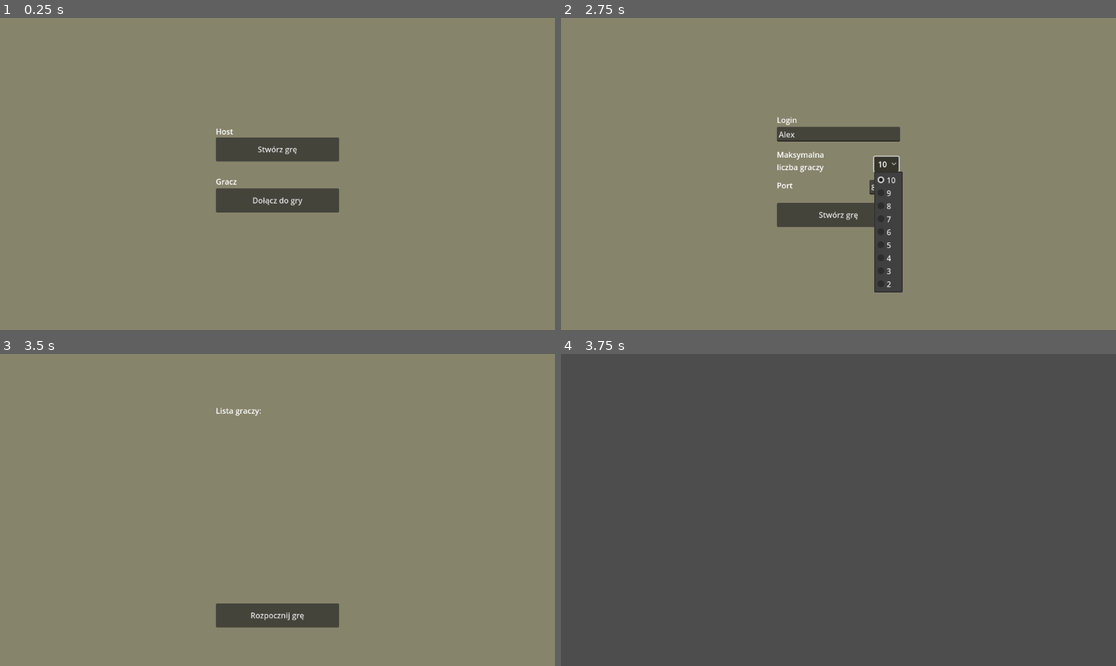
Above: before the commit, frames 1-4 (two rows, left to right).
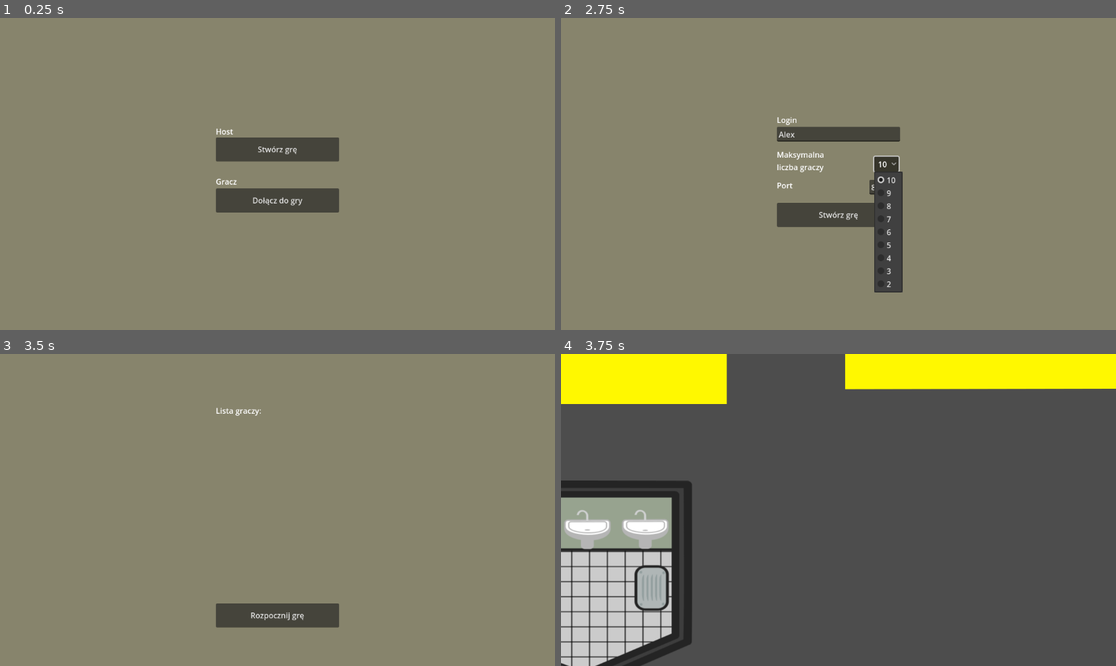
Above: after the commit, the same moments.

Repository: igorzasty2/wzimongus
Game: Godot game, scene res://scenes/ui/play_menu/play_menu.tscn
Two runs of this game, one before a commit and one after it. Both use one fixed random seed, a clock stepped at 60 frames per second and the inputs below.
Inputs (mouse positions are in pixels of both pictures, inside the frame that each line leads up to):
- Up to frame 1 (0.25 s): no input
- Up to frame 2 (2.75 s): click "Stwórz grę" at 0.5 s; click (838, 133) at 1.27 s; type "Alex" at 1.35 s; click "10" at 2 s
- Up to frame 3 (3.5 s): click "Stwórz grę" at 2.75 s
- Up to frame 4 (3.75 s): click "Rozpocznij grę" at 3.5 s

Frames 1-3 are identical in both runs. In frame 4, 23% of the frame differs, in the area x 0-100%, y 0-100%.

Commit message:
Create map template

Diff:
--- a/scenes/map/map.tscn
+++ b/scenes/map/map.tscn
@@ -1,11 +1,119 @@
-[gd_scene load_steps=3 format=3 uid="uid://cal1k7y5focn4"]
+[gd_scene load_steps=29 format=3 uid="uid://cal1k7y5focn4"]
 
 [ext_resource type="Script" path="res://scenes/map/map.gd" id="1_xvngj"]
 [ext_resource type="PackedScene" uid="uid://sx7ejcssw0xi" path="res://scenes/player/player.tscn" id="2_0ktid"]
+[ext_resource type="PackedScene" uid="uid://dnni64h8l6jcd" path="res://scenes/map/scenes/wc.tscn" id="3_nbyec"]
+[ext_resource type="PackedScene" uid="uid://yk57h8tmiha6" path="res://scenes/map/scenes/sala_1.tscn" id="4_dojmv"]
+[ext_resource type="PackedScene" uid="uid://cwjp3351iq2cg" path="res://scenes/map/scenes/sala_2.tscn" id="5_ehcuo"]
+[ext_resource type="PackedScene" uid="uid://t3ayjy0eflf" path="res://scenes/map/scenes/sala_3.tscn" id="6_j2fhe"]
+[ext_resource type="PackedScene" uid="uid://q56d4alpaarl" path="res://scenes/map/scenes/xero.tscn" id="7_htmn5"]
+[ext_resource type="PackedScene" uid="uid://db74hr2yilxel" path="res://scenes/map/scenes/aula.tscn" id="8_ckisu"]
+[ext_resource type="PackedScene" uid="uid://deoe0yhjya0it" path="res://scenes/map/scenes/willy.tscn" id="9_r6nh5"]
+[ext_resource type="PackedScene" uid="uid://bcr0n6fy1ajvx" path="res://scenes/map/scenes/bufet.tscn" id="10_dswbv"]
+[ext_resource type="PackedScene" uid="uid://dtjxbe3w5aln6" path="res://scenes/map/scenes/samorzad.tscn" id="11_g3ofr"]
+[ext_resource type="PackedScene" uid="uid://b7o2j3ukypgy6" path="res://scenes/map/scenes/serwerownia.tscn" id="12_6nmdt"]
+[ext_resource type="PackedScene" uid="uid://cjpyjgxwnxvda" path="res://scenes/map/scenes/dziekanat.tscn" id="13_jctr6"]
+[ext_resource type="PackedScene" uid="uid://dk3g05gq43kad" path="res://scenes/map/scenes/chillroom.tscn" id="14_8x6md"]
+[ext_resource type="PackedScene" uid="uid://gk1uab4ii8k1" path="res://scenes/map/scenes/pielegniarka.tscn" id="15_giha0"]
+[ext_resource type="PackedScene" uid="uid://cy5elj455alsv" path="res://scenes/map/scenes/pokoj_wykladowcow.tscn" id="16_e83ls"]
+[ext_resource type="PackedScene" uid="uid://qbug4lt0ce46" path="res://scenes/map/scenes/corridors/korytarz_aula_sala_1.tscn" id="17_2k61j"]
+[ext_resource type="PackedScene" uid="uid://bcglaee2jl12o" path="res://scenes/map/scenes/corridors/korytarz_samorzad_bufet.tscn" id="18_lljii"]
+[ext_resource type="PackedScene" uid="uid://bs65lqtdkpqkd" path="res://scenes/map/scenes/corridors/korytarz_chillroom_wc.tscn" id="19_48mvo"]
+[ext_resource type="PackedScene" uid="uid://bsicwruuujpdh" path="res://scenes/map/scenes/corridors/korytarz_sala_2_sala_3.tscn" id="20_oj1hn"]
+[ext_resource type="PackedScene" uid="uid://du4wbambleakw" path="res://scenes/map/scenes/corridors/korytarz_chillroom_aula.tscn" id="21_5jspd"]
+[ext_resource type="PackedScene" uid="uid://h7j34elcqawo" path="res://scenes/map/scenes/corridors/korytarz_xero_chillroom.tscn" id="22_85x4g"]
+[ext_resource type="PackedScene" uid="uid://dx7r7powhfrl" path="res://scenes/map/scenes/corridors/korytarz_chillroom_samorzad.tscn" id="23_us6c6"]
+[ext_resource type="PackedScene" uid="uid://bwrknp56vi64y" path="res://scenes/map/scenes/corridors/korytarz_dziekanat_sala_2.tscn" id="24_cj2rh"]
+[ext_resource type="PackedScene" uid="uid://dfh2yf2biknok" path="res://scenes/map/scenes/corridors/korytarz_pielegniarka_willy.tscn" id="25_qppn4"]
+[ext_resource type="PackedScene" uid="uid://dtke4a6qdlm03" path="res://scenes/map/scenes/corridors/korytarz_sala_2_serwerownia_aula.tscn" id="26_tqpop"]
+[ext_resource type="PackedScene" uid="uid://bodsrjrylxs0s" path="res://scenes/map/scenes/corridors/korytarz_serwerownia_pielegniarka.tscn" id="27_71qtx"]
+[ext_resource type="PackedScene" uid="uid://1nb6uwps5542" path="res://scenes/map/scenes/corridors/korytarz_willy_sala_1_bufet_pokoj_wykladowcow.tscn" id="28_00vjh"]
 
 [node name="Map" type="Node2D"]
 script = ExtResource("1_xvngj")
 PlayerScene = ExtResource("2_0ktid")
+
+[node name="Background" type="Node2D" parent="."]
+
+[node name="wc" parent="Background" instance=ExtResource("3_nbyec")]
+position = Vector2(-152, 530)
+
+[node name="sala_1" parent="Background" instance=ExtResource("4_dojmv")]
+position = Vector2(991, -1131)
+
+[node name="sala_2" parent="Background" instance=ExtResource("5_ehcuo")]
+position = Vector2(-1856, -1336)
+
+[node name="sala_3" parent="Background" instance=ExtResource("6_j2fhe")]
+position = Vector2(-1732, -2191)
+
+[node name="xero" parent="Background" instance=ExtResource("7_htmn5")]
+position = Vector2(-1050, -527)
+
+[node name="aula" parent="Background" instance=ExtResource("8_ckisu")]
+position = Vector2(-147, -1142)
+
+[node name="willy" parent="Background" instance=ExtResource("9_r6nh5")]
+position = Vector2(1334, -1855)
+
+[node name="bufet" parent="Background" instance=ExtResource("10_dswbv")]
+position = Vector2(1773, -730)
+
+[node name="samorzad" parent="Background" instance=ExtResource("11_g3ofr")]
+position = Vector2(954, -216)
+
+[node name="serwerownia" parent="Background" instance=ExtResource("12_6nmdt")]
+position = Vector2(-926, -2011)
+
+[node name="dziekanat" parent="Background" instance=ExtResource("13_jctr6")]
+position = Vector2(-2010, 2)
+
+[node name="chillroom" parent="Background" instance=ExtResource("14_8x6md")]
+position = Vector2(-139, -146)
+
+[node name="pielegniarka" parent="Background" instance=ExtResource("15_giha0")]
+position = Vector2(90, -2055)
+
+[node name="pokoj_wykladowcow" parent="Background" instance=ExtResource("16_e83ls")]
+position = Vector2(2341, -1537)
+
+[node name="corridors" type="Node" parent="Background"]
+
+[node name="korytarz_aula_sala_1" parent="Background" instance=ExtResource("17_2k61j")]
+position = Vector2(509, -1087)
+
+[node name="korytarz_samorzad_bufet" parent="Background" instance=ExtResource("18_lljii")]
+position = Vector2(1686, -308)
+
+[node name="korytarz_chillroom_wc" parent="Background" instance=ExtResource("19_48mvo")]
+position = Vector2(-125, 184)
+
+[node name="korytarz_sala_2_sala_3" parent="Background" instance=ExtResource("20_oj1hn")]
+position = Vector2(-1844, -1796)
+
+[node name="korytarz_chillroom_aula" parent="Background" instance=ExtResource("21_5jspd")]
+position = Vector2(-125, -503)
+
+[node name="korytarz_xero_chillroom" parent="Background" instance=ExtResource("22_85x4g")]
+position = Vector2(-869, -63)
+
+[node name="korytarz_chillroom_samorzad" parent="Background" instance=ExtResource("23_us6c6")]
+position = Vector2(467, -132)
+
+[node name="korytarz_dziekanat_sala_2" parent="Background" instance=ExtResource("24_cj2rh")]
+position = Vector2(-1829, -650)
+
+[node name="korytarz_pielegniarka_willy" parent="Background" instance=ExtResource("25_qppn4")]
+position = Vector2(654, -1990)
+
+[node name="korytarz_sala_2_serwerownia_aula" parent="Background" instance=ExtResource("26_tqpop")]
+position = Vector2(-1057, -1484)
+
+[node name="korytarz_serwerownia_pielegniarka" parent="Background" instance=ExtResource("27_71qtx")]
+position = Vector2(-415, -2088)
+
+[node name="korytarz_willy_sala_1_bufet_pokoj_wykladowcow" parent="Background" instance=ExtResource("28_00vjh")]
+position = Vector2(1755, -1264)
 
 [node name="Players" type="Node2D" parent="."]
 
--- a/scenes/map/scenes/corridors/korytarz_aula_sala_1.tscn
+++ b/scenes/map/scenes/corridors/korytarz_aula_sala_1.tscn
@@ -5,4 +5,5 @@
 [node name="korytarz_aula_sala_1" type="Node2D"]
 
 [node name="Sprite2D" type="Sprite2D" parent="."]
+texture_filter = 2
 texture = ExtResource("1_8sojs")
--- a/scenes/map/scenes/corridors/korytarz_chillroom_aula.tscn
+++ b/scenes/map/scenes/corridors/korytarz_chillroom_aula.tscn
@@ -2,7 +2,7 @@
 
 [ext_resource type="Texture2D" uid="uid://cpj06qwqaen2k" path="res://scenes/map/assets/corridors/korytarz_chillroom_aula.png" id="1_lpp5y"]
 
-[node name="dziekanat" type="Node2D"]
+[node name="korytarz_chillroom_aula" type="Node2D"]
 
 [node name="Sprite2D" type="Sprite2D" parent="."]
 texture = ExtResource("1_lpp5y")
